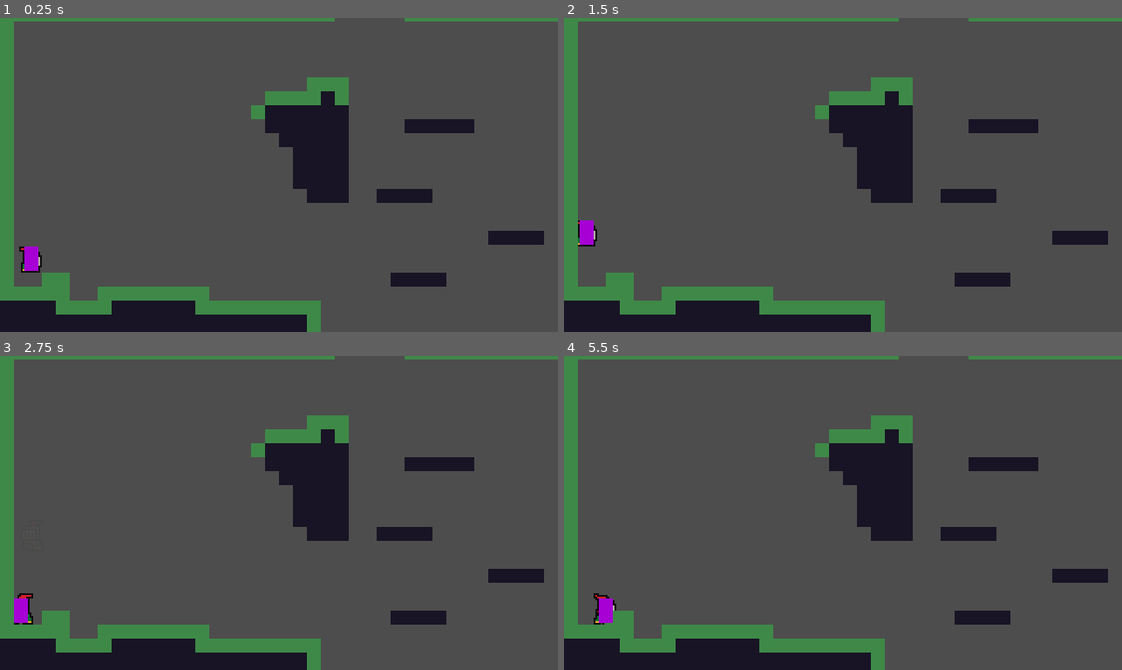
Above: before the commit, frames 1-4 (two rows, left to right).
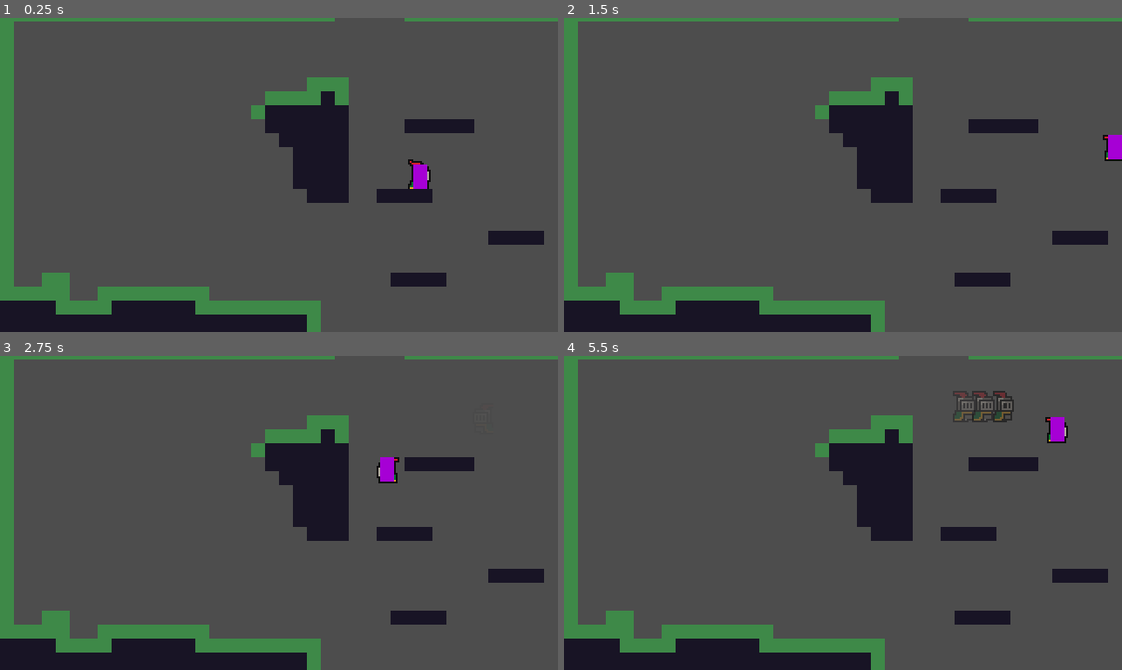
Above: after the commit, the same moments.

Repository: LamCaVoi/new-game-repo
Game: Godot game, scene res://Prototype/Prototype5/Prototype5.tscn
Two runs of this game, one before a commit and one after it. Both use one fixed random seed, a clock stepped at 60 frames per second and the inputs below.
Inputs:
- Up to frame 1 (0.25 s): no input
- Up to frame 2 (1.5 s): hold D (move_right) from 0.53 s (still down); tap X (dash) at 0.6 s; tap Z (jump) at 0.77, 0.8, 1.07, 1.35 s
- Up to frame 3 (2.75 s): tap Z (jump) at 1.52, 1.82, 2.3 s; tap X (dash) at 1.55, 2.1 s; release D (move_right) at 2.03 s; hold A (move_left) from 2.03 s (still down)
- Up to frame 4 (5.5 s): release A (move_left) at 2.78 s; hold D (move_right) 2.78-4.28 s; tap X (dash) at 2.85, 4.35, 5.1 s; tap Z (jump) at 3.02, 3.32, 3.6, 3.77, 4.07, 4.52, 4.82, 5.3 s; hold A (move_left) 4.28-5.03 s; hold D (move_right) from 5.03 s (still down)

The runs differ from the first frame. In frame 1, 0.6% of the frame differs, in the area x 3-78%, y 45-82%; in frame 2, 0.5%; in frame 3, 0.6%; in frame 4, 1.2%, in the area x 5-91%, y 11-86%.

Commit message:
Minor fixes for pixel perfect movement

Diff:
--- a/Player/State Machine/States/Dash State/dash.gd
+++ b/Player/State Machine/States/Dash State/dash.gd
@@ -2,7 +2,7 @@
 
 var dir : Vector2 = Vector2.ZERO
 var dash_duration_timer: float= 0.0
-var ghost = preload("res://Player/State Machine/States/Dash State/ghost.tscn")
+@onready var ghost = preload("res://Player/State Machine/States/Dash State/ghost.tscn")
 @onready var ghost_timer: Timer = $Timer
 
 func physics_update(delta: float) -> void:
@@ -14,8 +14,8 @@
 	movement.move_y(parent.velocity.y *delta)
 
 func switch_state():
-	if(parent.is_colliding_y):
-		parent.can_dash = true
+	if(is_colliding_y):
+		can_dash = true
 		if(movement_input.get_horizontal_input() != 0):
 			finished.emit("Run")
 		else:
@@ -32,7 +32,7 @@
 			dir.x = 1
 
 func enter(previous_state_path: String) -> void:
-	parent.can_dash = false
+	can_dash = false
 	get_dir()
 	parent.velocity = dir * movement_data.dash_speed
 	dash_duration_timer = movement_data.dash_time
--- a/Player/State Machine/States/Fall State/fall.gd
+++ b/Player/State Machine/States/Fall State/fall.gd
@@ -14,12 +14,12 @@
 	if movement_input.wants_jump():
 		if parent.on_wall():
 			finished.emit("WallJump")
-		elif not parent.is_on_floor():
+		elif not is_on_floor():
 			if coyote_timer >= 0:
 				finished.emit("Jump")
 			else:
 				buffer_jump_timer = movement_data.buffer_jump_time
-	if movement_input.wants_dash() and parent.can_dash:
+	if movement_input.wants_dash() and can_dash:
 		finished.emit("Dash")
 
 func timer_update(delta):
@@ -47,22 +47,22 @@
 	var direction = movement_input.get_horizontal_input()
 	run(direction)
 	apply_gravity(delta)
+	parent.velocity.x = lerp(parent.velocity.x, direction * movement_data.max_x_speed, movement_data.velocity_x_lerp_speed)
 	#hang_boost()
-	#parent.velocity = lerp(parent.velocity, Vector2(movement_data.max_x_speed * direction, movement_data.max_y_speed), 0.09)
-	parent.velocity.x = lerp(parent.velocity.x, movement_data.max_x_speed * direction, movement_data.velocity_x_lerp_speed)
-	#print("parent.max_x_speed: " + str(movement_data.max_x_speed) + " parent.velocity: " + str(parent.velocity) + " direction = " + str(direction))
-	#parent.move_and_slide()
 	movement.move_x(parent.velocity.x *delta)
 	movement.move_y(parent.velocity.y *delta)
+	if (is_colliding_y and parent.velocity.y < 0):
+		is_colliding_y = false
+		parent.velocity.y = 0
 	switch_state(direction)
 
 func switch_state(direction):
-	if parent.on_wall():
+	if false:
 		if buffer_jump_timer > 0:
 			buffer_jump_timer = -1
 			finished.emit("WallJump")
-	elif parent.is_colliding_y:
-		parent.can_dash = true
+	elif is_on_floor():
+		can_dash = true
 		if buffer_jump_timer > 0:
 			buffer_jump_timer = -1
 			finished.emit("Jump")
--- a/Player/State Machine/States/Idle State/idle.gd
+++ b/Player/State Machine/States/Idle State/idle.gd
@@ -1,4 +1,13 @@
 extends State
+
+func handle_input(event: InputEvent) -> void:
+	if movement_input.wants_jump():
+		finished.emit("Jump")
+
+	#Dash
+	if movement_input.wants_dash():
+		finished.emit("Dash")
+
 
 func physics_update(delta: float) -> void:
 	apply_gravity(delta)
@@ -8,14 +17,8 @@
 
 func switch_state():
 	#Fall
-	if not parent.is_colliding_y:
+	if not is_on_floor():
 		finished.emit("Fall")
-	#Jump
-	elif movement_input.wants_jump():
-		finished.emit("Jump")
-	#Dash
-	elif movement_input.wants_dash():
-		finished.emit("Dash")
 	#Run
 	else:
 		var direction = movement_input.get_horizontal_input()
@@ -23,8 +26,9 @@
 			finished.emit("Run")
 
 func enter(previous_state_path: String) -> void:
+	is_colliding_y = true
 	super(previous_state_path)
-	parent.can_dash = true
+	can_dash = true
 	parent.velocity = Vector2.ZERO
 
 func exit() -> void:
--- a/Player/State Machine/States/Run State/run.gd
+++ b/Player/State Machine/States/Run State/run.gd
@@ -10,7 +10,6 @@
 		finished.emit("Dash")
 
 func physics_update(delta: float) -> void:
-	print(str(parent.is_colliding_x) + " " +str(parent.is_colliding_y))
 	var direction = movement_input.get_horizontal_input()
 	if direction != 0:
 		if direction != sign(parent.velocity.x) and parent.velocity.x != 0:
@@ -21,20 +20,18 @@
 	else:
 		parent.velocity.x = move_toward(parent.velocity.x, 0.0, movement_data.friction * delta)
 	apply_gravity(delta)
-	#parent.move_and_slide()
 	movement.move_x(parent.velocity.x * delta)
 	movement.move_y(parent.velocity.y * delta)
-	print(str(parent.is_colliding_x) + " " +str(parent.is_colliding_y))
 
 	switch_state(direction, delta)
 
 func switch_state(direction, delta):
-	if not parent.is_colliding_y:
+	if not is_on_floor():
 		finished.emit("Fall")
 	elif abs(parent.velocity.x) < movement_data.friction * delta and direction == 0:
 		finished.emit("Idle")
 
 func enter(previous_state_path: String, data := {}) -> void:
 	super(previous_state_path)
-	parent.can_dash = true
+	can_dash = true
 	start_accel = movement_data.acceleration
--- a/Player/State Machine/States/Wall Jump State/wall_jump.gd
+++ b/Player/State Machine/States/Wall Jump State/wall_jump.gd
@@ -15,11 +15,12 @@
 		parent.velocity.y += wall_jump_gravity * delta
 	else:
 		apply_gravity(delta)
-	parent.move_and_slide()
+	movement.move_x(parent.velocity.x * delta)
+	movement.move_y(parent.velocity.y * delta)
 	switch_case(dir)
 
 func switch_case(dir):
-	if (parent.is_on_floor()):
+	if (is_on_floor()):
 		if dir != 0:
 			finished.emit("Run")
 		else:
--- a/Player/State Machine/state.gd
+++ b/Player/State Machine/state.gd
@@ -11,6 +11,11 @@
 var parent:CharacterBody2D
 var animated_sprite: AnimatedSprite2D
 var ray_cast_2d: RayCast2D
+
+var is_colliding_x :bool= false
+var is_colliding_y :bool= false
+var can_dash = true
+
 
 ## Emitted when the state finishes and wants to transition to another state.
 signal finished(next_state_path: String, data: Dictionary)
@@ -54,3 +59,12 @@
 	if not direction == 0:
 		animated_sprite.flip_h = direction < 0
 		ray_cast_2d.target_position = Vector2(-8,0) if animated_sprite.flip_h else Vector2(8,0)
+
+func set_colliding_x(val : bool) -> void:
+	is_colliding_x = val
+
+func set_colliding_y(val : bool) -> void:
+	is_colliding_y = val
+
+func is_on_floor() -> bool:
+	return is_colliding_y and (parent.velocity.y > 0)
--- a/Player/State Machine/state_machine.gd
+++ b/Player/State Machine/state_machine.gd
@@ -39,3 +39,9 @@
 func _physics_process(delta: float) -> void:
 	print(state.name)
 	state.physics_update(delta)
+
+func set_colliding_x(val : bool) -> void:
+	state.set_colliding_x(val)
+
+func set_colliding_y(val : bool) -> void:
+	state.set_colliding_y(val)
--- a/Player/pixel_perfect_movement.gd
+++ b/Player/pixel_perfect_movement.gd
@@ -42,8 +42,8 @@
 			Events.player_colliding_y.emit(true)
 			return
 		parent.global_position.y += step
-		move-=step
-	Events.player_colliding_x.emit(false)
+		move -= step
+	Events.player_colliding_y.emit(false)
 
 func zero_remainder_x():
 	remainder.x = 0
--- a/Player/player.gd
+++ b/Player/player.gd
@@ -2,8 +2,8 @@
 class_name Player
 extends CharacterBody2D
 
+@export_group("player's components")
 @export var movement_data: PlayerMovementData
-
 @onready var state_machine: StateMachine = $StateMachine
 @onready var animated_sprite: AnimatedSprite2D = $AnimatedSprite2D
 @onready var movement_input: PlayerMovementInput = $MovementInput
@@ -17,10 +17,7 @@
 @export var y : int = 0
 @export var color : Color
 
-var is_colliding_x = false
-var is_colliding_y = false
 var is_alive = true
-var can_dash = true
 var is_climbing = false
 
 @onready var rect2 : Rect2 = Rect2(x,y,width,height)
@@ -28,13 +25,13 @@
 func _draw() -> void:
 	draw_rect(rect2, color)
 
-func _process(delta: float) -> void:
+func _physics_process(delta: float) -> void:
 	queue_redraw()
 
 func _ready() -> void:
 	Events.player_entered_kill_zone.connect(die)
-	Events.player_colliding_x.connect(set_colliding_x)
-	Events.player_colliding_y.connect(set_colliding_y)
+	Events.player_colliding_x.connect(state_machine.set_colliding_x)
+	Events.player_colliding_y.connect(state_machine.set_colliding_y)
 	movement_data._init()
 	movement.init(self)
 	state_machine.init(self, animated_sprite, ray_cast_2d, movement_data, movement_input, movement)
@@ -45,20 +42,17 @@
 func on_wall():
 	return ray_cast_2d.is_colliding() and not is_on_floor()
 
-func set_colliding_x(colliding: bool):
-	is_colliding_x = colliding
-
-func set_colliding_y(colliding: bool):
-	is_colliding_y = colliding
-
 func get_global_rect() -> Vector2:
 	return to_global(rect2.position)
 
 func get_left_rect():
 	return get_global_rect().x
+
 func get_right_rect():
 	return get_global_rect().x + rect2.size.x
+
 func get_top_rect():
 	return get_global_rect().y
+
 func get_bottom_rect():
 	return get_global_rect().y + rect2.size.y
--- a/Player/player.tscn
+++ b/Player/player.tscn
@@ -11,9 +11,13 @@
 [ext_resource type="Script" path="res://Player/State Machine/States/Die State/die.gd" id="8_oos3l"]
 [ext_resource type="Script" path="res://Player/State Machine/States/Dash State/dash.gd" id="9_k7dci"]
 [ext_resource type="Script" path="res://Player/State Machine/States/Climb State/climb.gd" id="9_mbwjs"]
+[ext_resource type="PackedScene" uid="uid://b8g7dpl0t6toa" path="res://Player/State Machine/States/Dash State/ghost.tscn" id="11_go550"]
 [ext_resource type="Script" path="res://Player/State Machine/States/Wall Jump State/wall_jump.gd" id="12_xje4f"]
 [ext_resource type="Script" path="res://Player/PlayerMovementInput.gd" id="13_mjohn"]
 [ext_resource type="Script" path="res://Player/pixel_perfect_movement.gd" id="14_467xb"]
+
+[sub_resource type="RectangleShape2D" id="RectangleShape2D_svwkv"]
+size = Vector2(8, 14)
 
 [sub_resource type="AtlasTexture" id="AtlasTexture_1yhwf"]
 atlas = ExtResource("1_td3oy")
@@ -224,10 +228,6 @@
 "name": &"run",
 "speed": 10.0
 }]
-
-[sub_resource type="CapsuleShape2D" id="CapsuleShape2D_kdmcf"]
-radius = 4.0
-height = 16.0
 
 [node name="Player" type="CharacterBody2D"]
 collision_layer = 2
@@ -236,20 +236,19 @@
 width = 8
 height = 14
 x = -4
-y = -15
+y = -7
 color = Color(0.649488, 0.00183532, 0.835865, 1)
+
+[node name="CollisionShape2D" type="CollisionShape2D" parent="."]
+shape = SubResource("RectangleShape2D_svwkv")
 
 [node name="AnimatedSprite2D" type="AnimatedSprite2D" parent="."]
 z_index = -1
-position = Vector2(0, -12)
+position = Vector2(0, -4)
 sprite_frames = SubResource("SpriteFrames_8t3j1")
 animation = &"idle"
 autoplay = "idle"
 
-[node name="CollisionShape2D" type="CollisionShape2D" parent="."]
-position = Vector2(0, -9)
-shape = SubResource("CapsuleShape2D_kdmcf")
-
 [node name="StateMachine" type="Node" parent="." node_paths=PackedStringArray("initial_state")]
 script = ExtResource("3_qpl2d")
 initial_state = NodePath("Idle")
@@ -281,6 +280,8 @@
 [node name="Timer" type="Timer" parent="StateMachine/Dash"]
 wait_time = 0.15
 
+[node name="Ghost" parent="StateMachine/Dash" instance=ExtResource("11_go550")]
+
 [node name="Climb" type="Node" parent="StateMachine"]
 script = ExtResource("9_mbwjs")
 animation_name = "climb"
@@ -292,10 +293,7 @@
 script = ExtResource("13_mjohn")
 
 [node name="RayCast2D" type="RayCast2D" parent="."]
-position = Vector2(0, -9)
 target_position = Vector2(8, 0)
-
-[node name="Node2D" type="Node2D" parent="."]
 
 [node name="PixelPerfectMovement" type="Node2D" parent="."]
 script = ExtResource("14_467xb")
--- a/Prototype/Prototype5/Prototype5.tscn
+++ b/Prototype/Prototype5/Prototype5.tscn
@@ -41,7 +41,7 @@
 tile_set = SubResource("TileSet_6sxoi")
 
 [node name="Player" parent="." instance=ExtResource("2_adels")]
-position = Vector2(-142, 31)
+position = Vector2(81, 1)
 
 [node name="Camera2D" type="Camera2D" parent="."]
 
--- a/Prototype/Prototype6/Prototype6.tscn
+++ b/Prototype/Prototype6/Prototype6.tscn
@@ -44,4 +44,3 @@
 [node name="Camera2D" type="Camera2D" parent="."]
 
 [node name="Player" parent="." instance=ExtResource("3_xf3ui")]
-color = Color(0.649488, 0.00183532, 0.835865, 1)
--- a/Prototype/Prototype6/prototype_6.gd
+++ b/Prototype/Prototype6/prototype_6.gd
@@ -12,27 +12,26 @@
 	Global.curr_level = self
 
 
-func get_left (rect2: Rect2) -> int:
+func get_left_other (rect2: Rect2) -> int:
 	return to_global(rect2.position).x
 
-func get_right (rect2: Rect2) -> int:
+func get_right_other (rect2: Rect2) -> int:
 	return to_global(rect2.position).x + 8
 
-func get_top (rect2: Rect2) -> int:
+func get_top_other (rect2: Rect2) -> int:
 	return to_global(rect2.position).y
 
-func get_bottom(rect2: Rect2) -> int:
+func get_bottom_other(rect2: Rect2) -> int:
 	return to_global(rect2.position).y + 8
 
 func check_intersection(offset: Vector2i = Vector2i.ZERO):
+
 	var player_tile : Vector2i = level_layer.local_to_map(to_local(player.global_position))
-	for i in range(player_tile.x - 1,player_tile.x + 1):
-		for j in range(player_tile.y - 2,player_tile.y + 2):
-			if (!used_cell_dict.has(Vector2i(i,j))):
+	for i in range(player_tile.x - 1,player_tile.x + 2):
+		for j in range(player_tile.y - 2,player_tile.y + 3):
+			if (not used_cell_dict.has(Vector2i(i,j))):
 				continue
-			#print(level_layer.map_to_local(Vector2(i,j)))
 			var tile_rect = Rect2(level_layer.map_to_local(Vector2(i,j)) + Vector2(-4,-4), Vector2(8,8))
-			#print(tile_rect)
 			if intersect(tile_rect,offset):
 				return true
 	return false
@@ -40,10 +39,10 @@
 func intersect(other: Rect2, offset: Vector2i) -> bool:
 	#print("Player postion : " + str(player.rect2.position) + " Global postion : " + str(player.get_global_rect()))
 	#print("other postion : " + str(other.position) + " Global postion : " + str(to_global(other.position)))
-	#print("left : " + str(player.get_left_rect()) + " right : " + str(str(player.get_right_rect())) + " top : " + str(str(player.get_top_rect())) + " bottom : " + str(str(player.get_bottom_rect())))
-	#print("left : " + str(get_left(other)) + " right : " + str(get_right(other)) + " top : " + str(get_top(other)) + " bottom : " + str(get_bottom(other)))
-	var res : bool = (player.get_left_rect() + offset.x < get_right(other) and
-	player.get_right_rect() + offset.x > get_left(other) and
-	player.get_top_rect() + offset.y < get_bottom(other) and
-	player.get_bottom_rect() + offset.y > get_top(other))
+	#print("left : " + str(player.get_left_other_rect()) + " right : " + str(str(player.get_right_other_rect())) + " top : " + str(str(player.get_top_other_rect())) + " bottom : " + str(str(player.get_bottom_other_rect())))
+	#print("left : " + str(get_left_other(other)) + " right : " + str(get_right_other(other)) + " top : " + str(get_top_other(other)) + " bottom : " + str(get_bottom_other(other)))
+	var res : bool = (player.get_left_rect() + offset.x < get_right_other(other) and
+	player.get_right_rect() + offset.x > get_left_other(other) and
+	player.get_top_rect() + offset.y < get_bottom_other(other) and
+	player.get_bottom_rect() + offset.y > get_top_other(other))
 	return res
Not shown: 1 places in Player/player.tscn that only renumber resources
